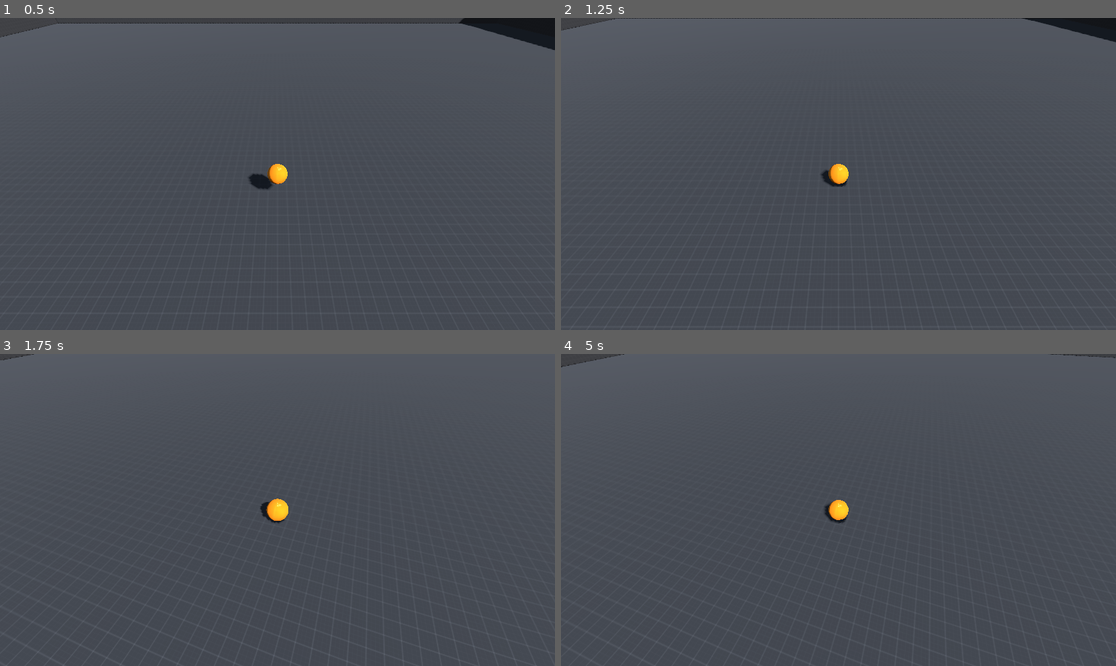
Above: before the commit, frames 1-4 (two rows, left to right).
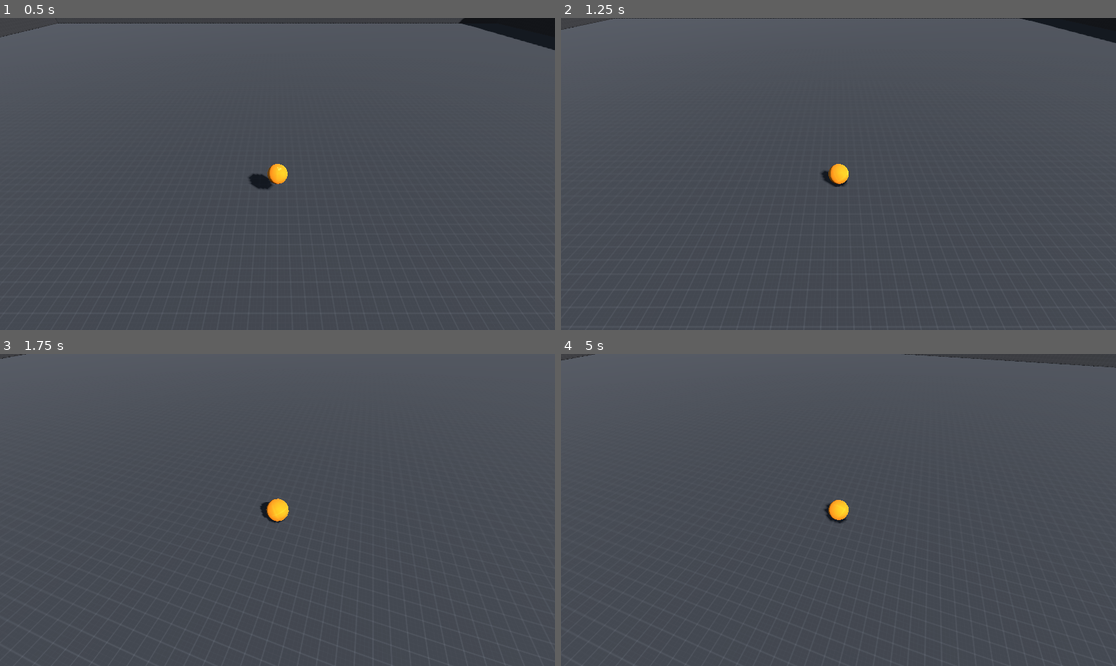
Above: after the commit, the same moments.

Repository: Ozymandias1/godot_katamari_damacy
Game: Godot game, scene res://Scenes/GameScene.tscn
The game is run twice, just before and just after one commit, with the same random seed, the same clock (stepped at 60 frames per second) and the same inputs.
Inputs (mouse positions are in pixels of both pictures, inside the frame that each line leads up to):
- Up to frame 1 (0.5 s): no input
- Up to frame 2 (1.25 s): move the mouse to (960, 158) at 0.52 s; press the mouse at (960, 158) at 0.53 s; hold D (Right) from 0.53 s (still down)
- Up to frame 3 (1.75 s): move the mouse to (249, 510) at 1.27 s; release D (Right) at 1.28 s; release the mouse at (249, 510) at 1.28 s; hold W (Forward) from 1.28 s (still down); tap Mouse wheel up (Zoom In) at 1.35 s
- Up to frame 4 (5 s): move the mouse to (894, 441) at 2.02 s; release W (Forward) at 2.03 s; hold D (Right) 2.03-2.78 s; tap Mouse wheel down (Zoom Out) at 2.1, 4.35 s; tap Enter at 2.75 s; move the mouse to (810, 572) at 2.77 s; hold W (Forward) 2.78-3.53 s; click (810, 572) at 2.85 s; move the mouse to (1005, 556) at 3.52 s; hold A (Left) from 3.53 s (still down); tap Mouse wheel up (Zoom In) at 3.6 s; move the mouse to (672, 463) at 4.27 s

Frame 1 is identical in both runs. In frame 2, less than 0.1% of the frame differs, in the area x 0-100%, y 0-55%; in frame 3, less than 0.1%; in frame 4, 1.0%, in the area x 0-100%, y 0-100%.

Commit message:
player movements

Diff:
--- a/Scenes/GameScene.tscn
+++ b/Scenes/GameScene.tscn
@@ -1,8 +1,9 @@
-[gd_scene load_steps=13 format=3 uid="uid://bmbgmx6hbddg3"]
+[gd_scene load_steps=14 format=3 uid="uid://bmbgmx6hbddg3"]
 
 [ext_resource type="Material" uid="uid://ck16v7kivvfq6" path="res://Materials/GrayGridMaterial.tres" id="1_k2f2a"]
 [ext_resource type="Material" uid="uid://pyue2l6n7crf" path="res://Materials/OrangeMaterial.tres" id="2_d1jr8"]
 [ext_resource type="Script" path="res://Scripts/CameraController.gd" id="2_fkkta"]
+[ext_resource type="Script" path="res://Scripts/Player.gd" id="2_i461g"]
 
 [sub_resource type="BoxMesh" id="BoxMesh_sriop"]
 size = Vector3(100, 1, 100)
@@ -91,8 +92,10 @@
 transform = Transform3D(0.610175, -0.518708, 0.598857, 0, 0.755877, 0.654713, -0.792267, -0.399489, 0.461217, 3.55975, 6.85944, 2.33715)
 shadow_enabled = true
 
-[node name="Player" type="RigidBody3D" parent="."]
+[node name="Player" type="RigidBody3D" parent="." node_paths=PackedStringArray("camera_node")]
 transform = Transform3D(1, 0, 0, 0, 1, 0, 0, 0, 1, 0, 3, 0)
+script = ExtResource("2_i461g")
+camera_node = NodePath("../CameraPivot/Camera3D")
 
 [node name="PlayerMesh" type="MeshInstance3D" parent="Player"]
 material_override = ExtResource("2_d1jr8")
--- /dev/null
+++ b/Scripts/Player.gd
@@ -0,0 +1,38 @@
+extends RigidBody3D
+
+@export var camera_node: Camera3D
+@export var move_force: float = 200.0
+
+var player_input: Vector2 = Vector2.ZERO
+
+## process
+func _process(delta: float) -> void:
+	# To handle physical movement, store player input values in _process,
+	# and perform the actual processing in _physics_process.
+	player_input.x = Input.get_axis("Left", "Right")
+	player_input.y = Input.get_axis("Backward", "Forward")
+
+## physics process
+func _physics_process(delta: float) -> void:
+	var forward_dir: Vector3 = _get_projected_camera_forward()
+	var right_dir: Vector3 = _get_camera_right()
+
+	# Calculate the force to be applied to the ball based on player input.
+	var vertical_force: Vector3 = forward_dir * player_input.y * move_force * delta
+	var horizontal_force: Vector3 = right_dir * player_input.x * move_force * delta
+
+	apply_central_force(vertical_force)
+	apply_central_force(horizontal_force)
+
+## get the forward vector of the camera projected onto a plane facing upward.
+func _get_projected_camera_forward() -> Vector3:
+	var camera_forward: Vector3 = -camera_node.global_basis.z
+	var plane: Plane = Plane.PLANE_XZ
+	# Since the magnitude of the projected vector may not be 1 depending on the camera's angle,
+	# normalize it to ensure its magnitude is 1 before performing calculations.
+	camera_forward = (plane.project(camera_forward) * 100.0).normalized()
+	return camera_forward
+
+## get the right vector of the camera
+func _get_camera_right() -> Vector3:
+	return camera_node.global_basis.x
